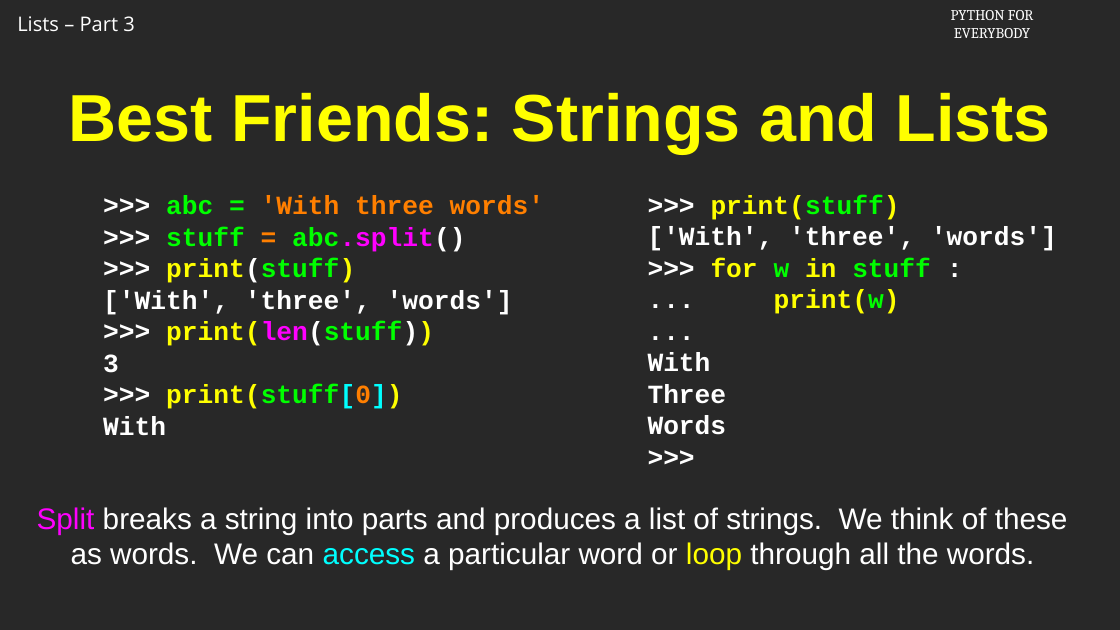
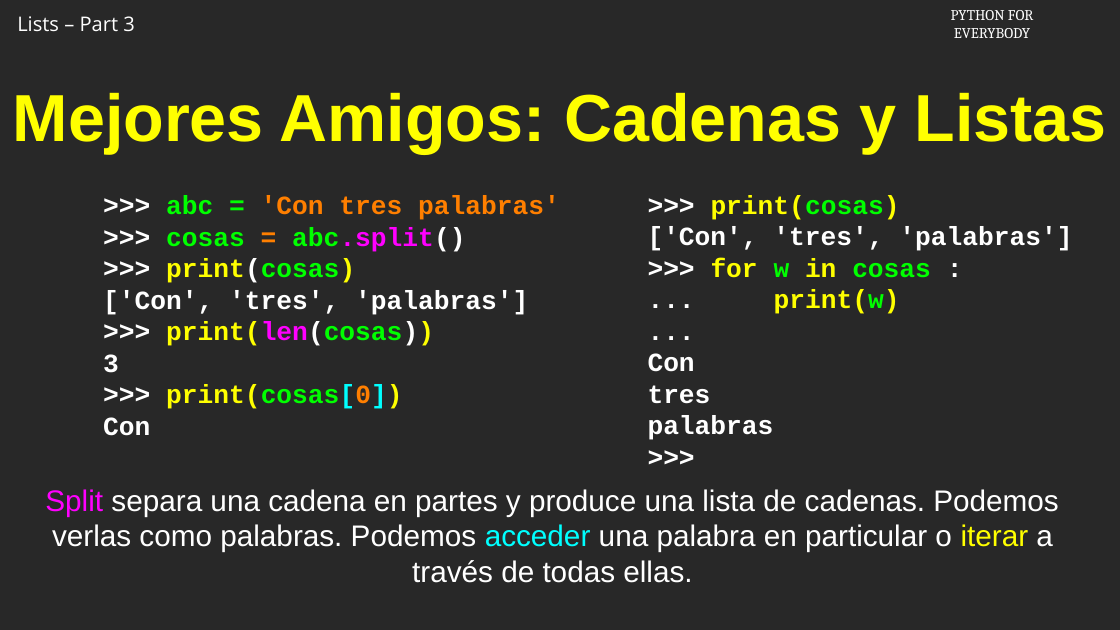
Before and after one commit to csev/py4e, a slide deck: slide 1 of ai/8.3.pptx. Drawn at 1120x630 pixels with LibreOffice and Linux fonts; fonts in the diff are those of the drawing; background and template pictures are left out. Boxes give left, top, right and bottom in pixels: in the first picture for what was removed or moved away, otherwise in the second. Text is boxed around its words. In the diff, an @@ line names an element or a change of style, - is before the commit and + after.

```diff
--- a/ai/8.3.pptx
+++ b/ai/8.3.pptx
@@ title at (x1=13, y1=93, x2=1107, y2=154): text changed @@
-Best Friends: Strings and Lists
+Mejores Amigos: Cadenas y Listas
@@ text at (x1=103, y1=196, x2=560, y2=346): text changed @@
->>> abc = 'With three words'
->>> stuff = abc.split()
->>> print(stuff)
-['With', 'three', 'words']
->>> print(len(stuff))
+>>> abc = 'Con tres palabras'
+>>> cosas = abc.split()
+>>> print(cosas)
+['Con', 'tres', 'palabras']
+>>> print(len(cosas))
@@ text at (x1=648, y1=195, x2=1072, y2=278): text changed @@
->>> print(stuff)
-['With', 'three', 'words']
->>> for w in stuff :
+>>> print(cosas)
+['Con', 'tres', 'palabras']
+>>> for w in cosas :
@@ text at (x1=648, y1=353, x2=774, y2=440): text changed @@
-With
-Three
-Words
+Con
+tres
+palabras
@@ text at (x1=103, y1=385, x2=402, y2=436): text changed; text colour #FFFFFF to #FFFF00 @@
->>> print(stuff[0])
-With
+>>> print(cosas[0])
+Con
@@ text at (x1=45, y1=489, x2=1058, y2=583): text changed @@
-Split breaks a string into parts and produces a list of strings. We think of these as words. We can access a particular word or loop through all the words.
+Split separa una cadena en partes y produce una lista de cadenas. Podemos verlas como palabras. Podemos acceder una palabra en particular o iterar a través de todas ellas.
```
Also in this commit, not shown: 7 other slides changed, 1 slide added, 1 slide removed.
